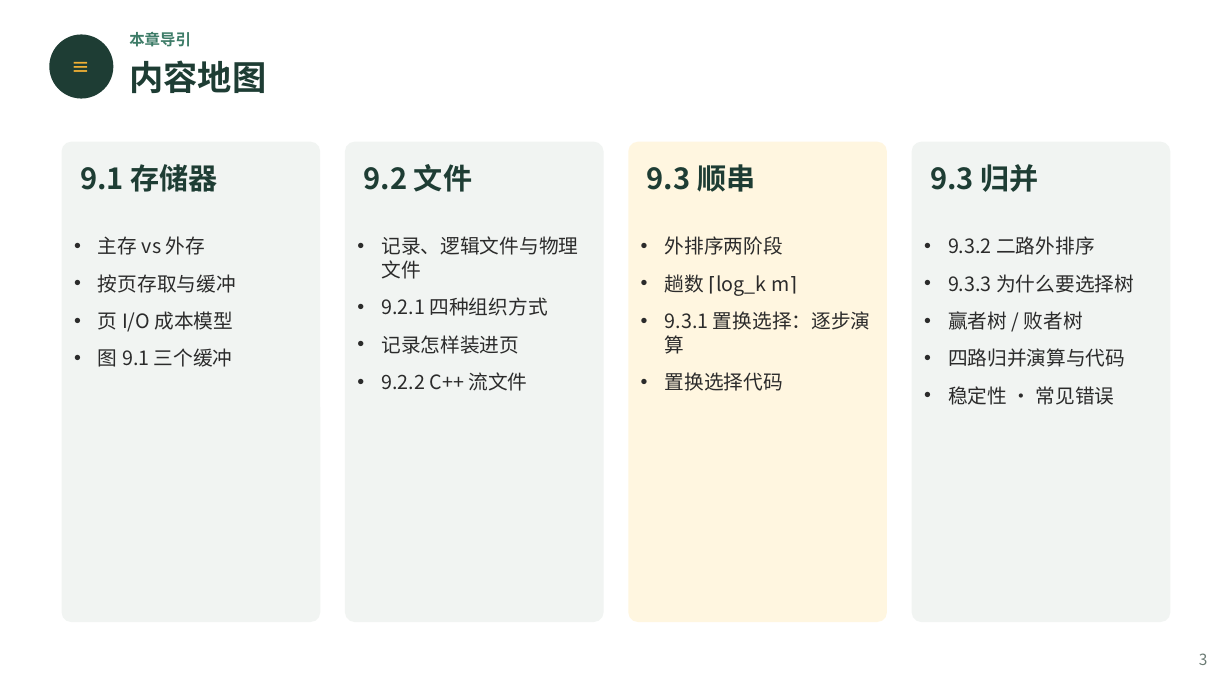
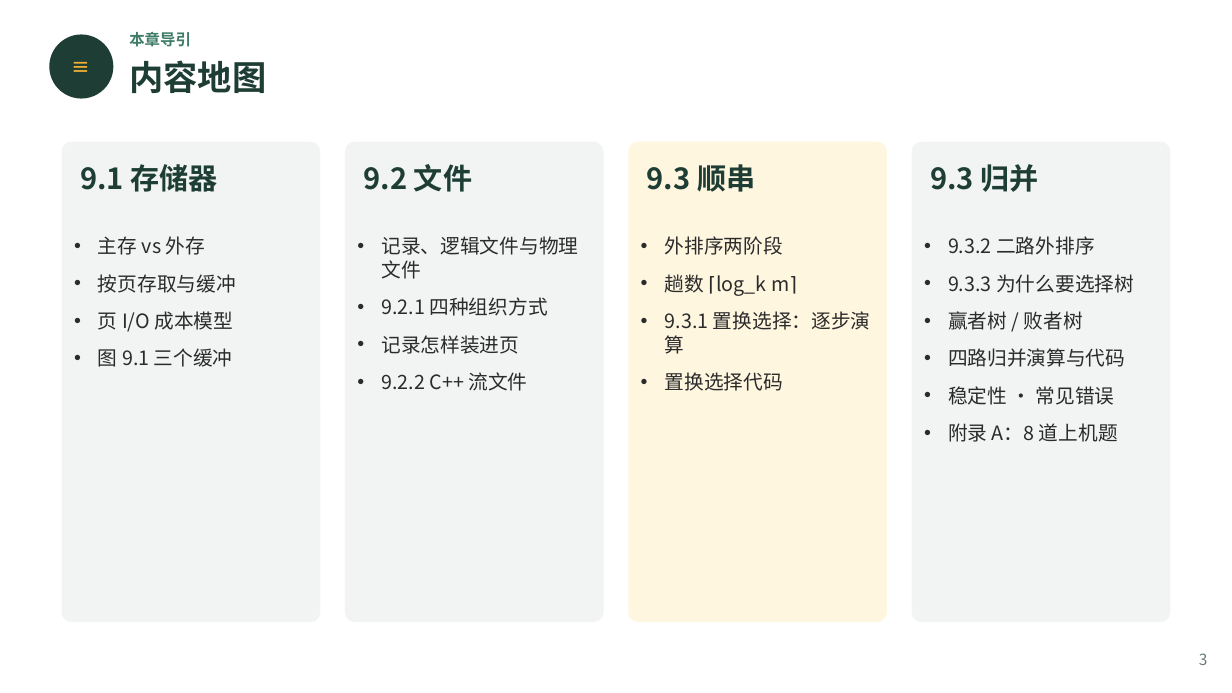
Before and after one commit to GMyhf/2026fall-cs201, a slide deck: slide 3 of courseware/202609_DSA_09_External_Sort.pptx. Drawn at 1232x693 pixels with LibreOffice and Linux fonts; fonts in the diff are those of the drawing. Boxes give left, top, right and bottom in pixels: in the first picture for what was removed or moved away, otherwise in the second. Text is boxed around its words. In the diff, an @@ line names an element or a change of style, - is before the commit and + after.

```diff
--- a/courseware/202609_DSA_09_External_Sort.pptx
+++ b/courseware/202609_DSA_09_External_Sort.pptx
@@ text at (948,423,1118,442): paragraph added @@
+• 附录 A：8 道上机题
```
Also in this commit, not shown: 1 other slide changed, 9 slides added, 2 other files.
